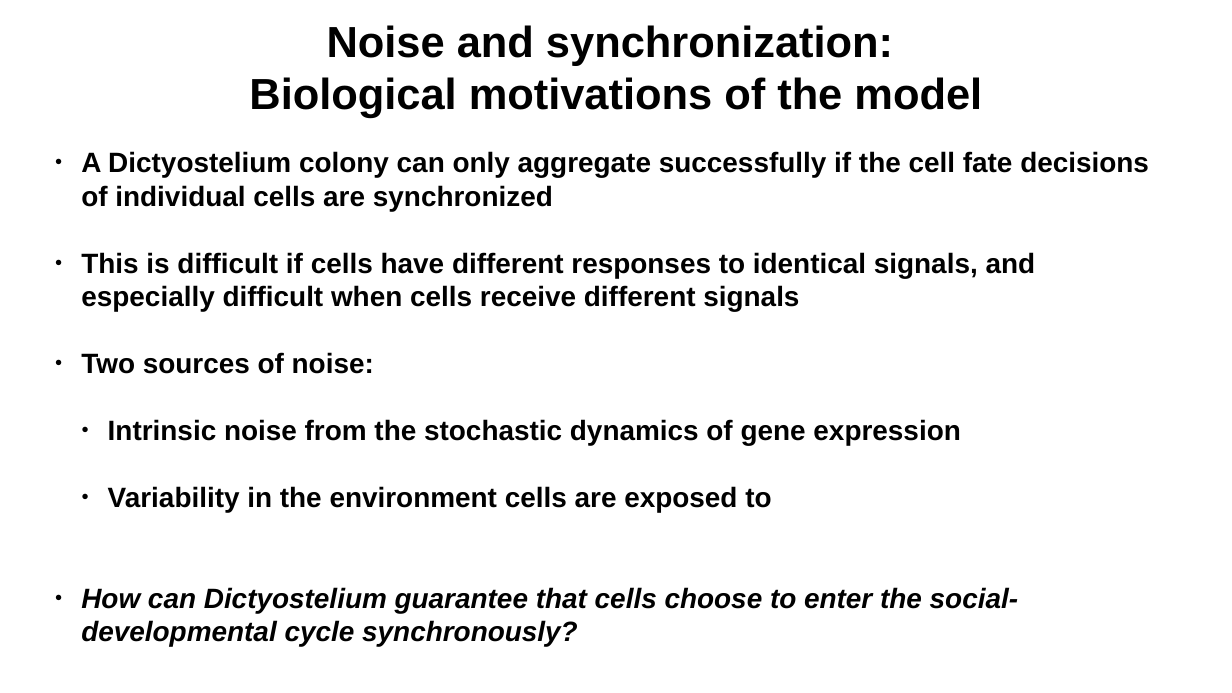
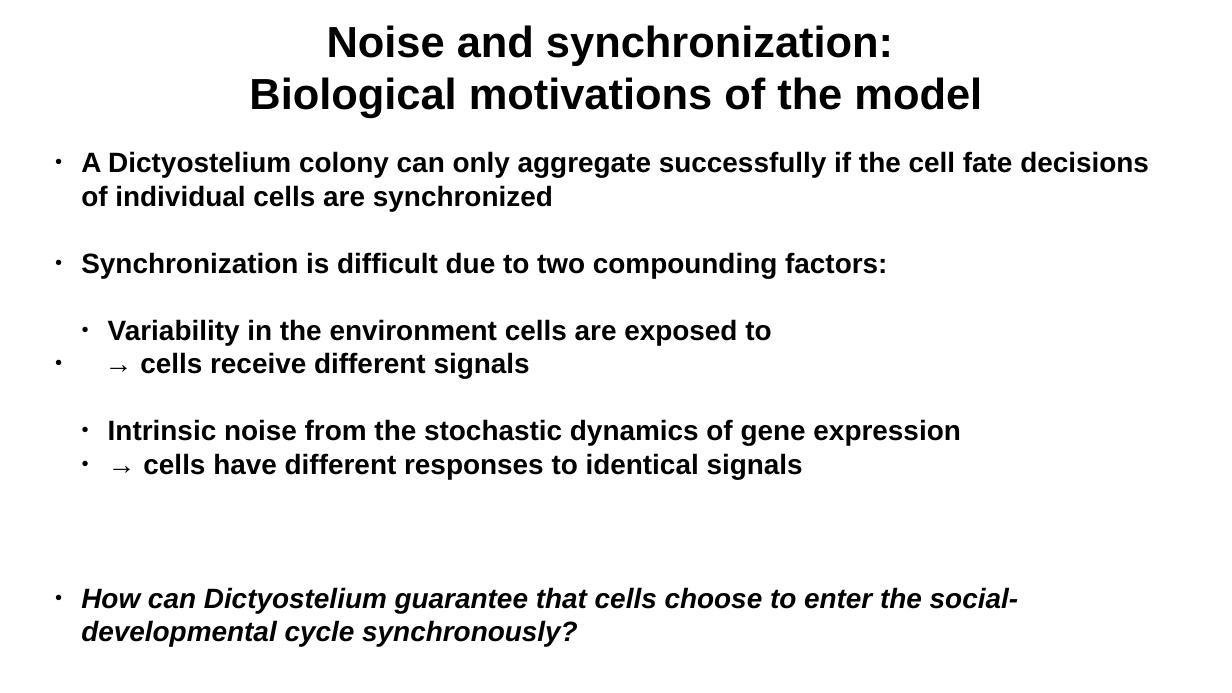
Before and after one commit to dkornai/Dicty_GDP_model, a slide deck: slide 4 of Presentation/dicty_gdp_talk.odp. Drawn at 1232x693 pixels with LibreOffice and Linux fonts; fonts in the diff are those of the drawing. Boxes give left, top, right and bottom in pixels: in the first picture for what was removed or moved away, otherwise in the second. Text is boxed around its words. In the diff, an @@ line names an element or a change of style, - is before the commit and + after.

```diff
--- a/Presentation/dicty_gdp_talk.odp
+++ b/Presentation/dicty_gdp_talk.odp
@@ text at bbox=[81, 252, 887, 378]: text changed @@
-● This is difficult if cells have different responses to identical signals, and especially difficult when cells receive different signals
-● Two sources of noise:
+● Synchronization is difficult due to two compounding factors:
+  ● Variability in the environment cells are exposed to
+● → cells receive different signals
@@ text at bbox=[143, 453, 803, 479]: text changed @@
-  ● Variability in the environment cells are exposed to
+  ● → cells have different responses to identical signals
```
Also in this commit, not shown: 3 other slides changed, 3 slides added, 18 other files.
